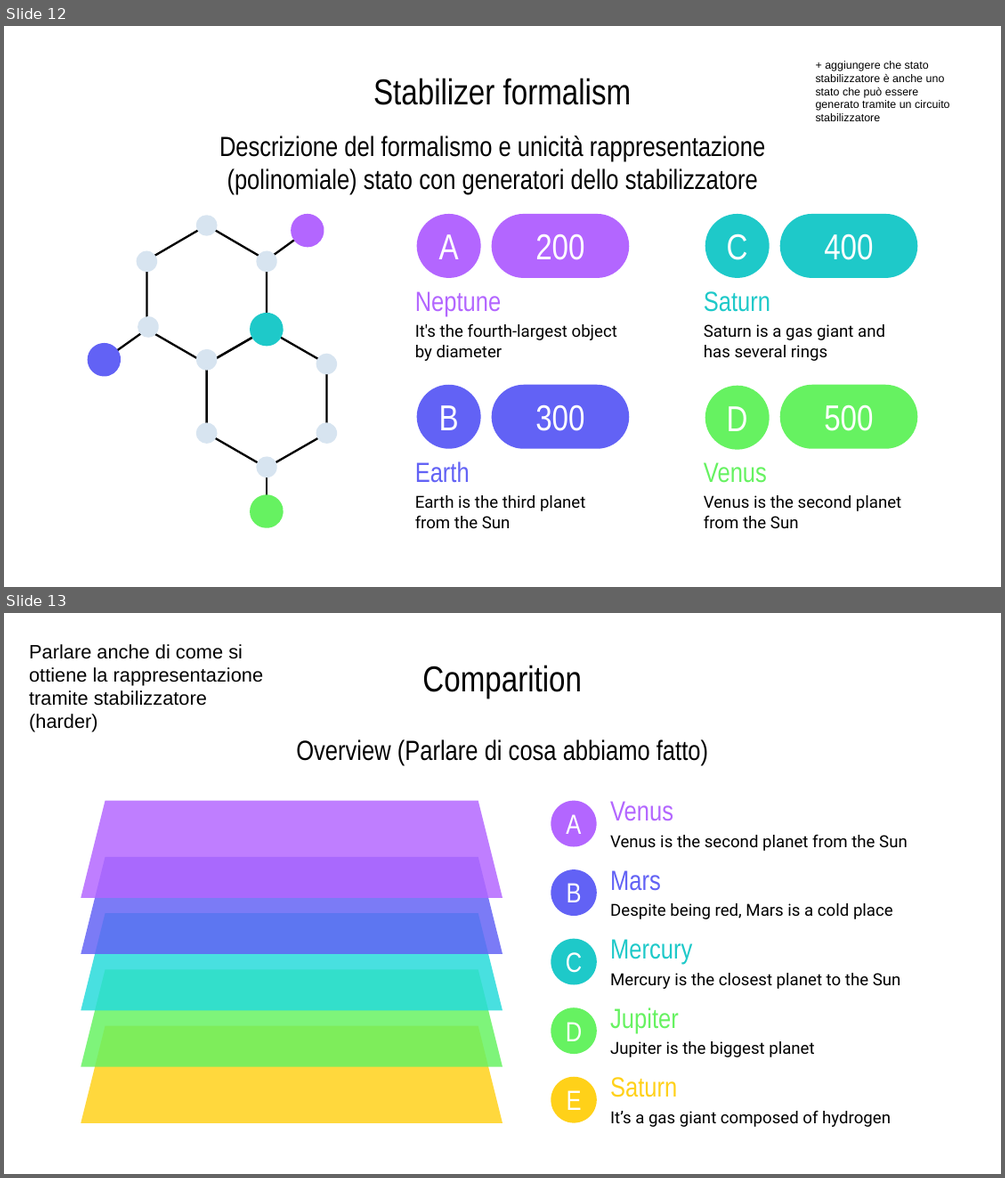
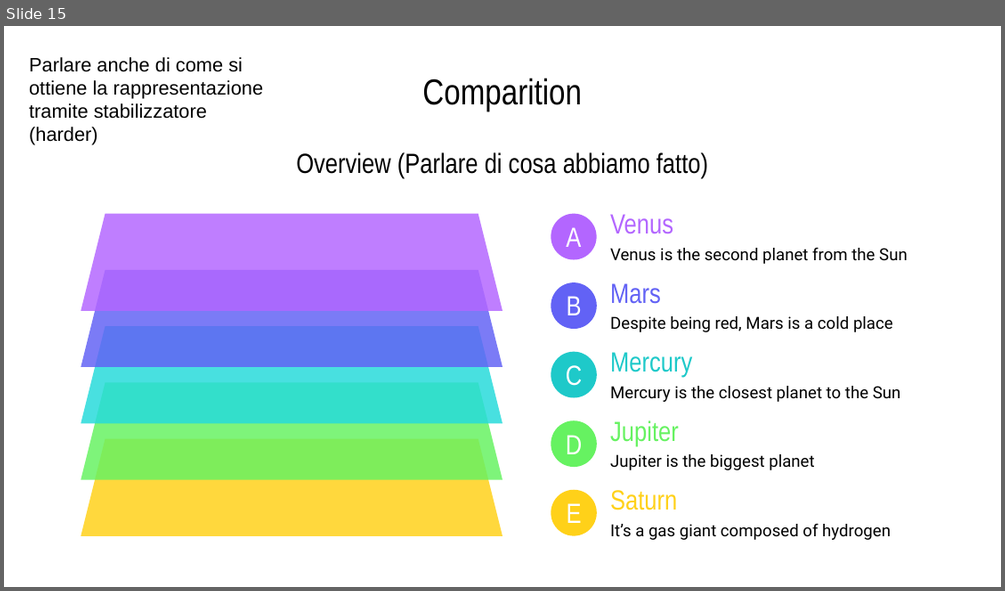
Before and after one commit to Moriarty2002/quantum-information, a slide deck: docs/elaborato.pptx. Shown one above the other, each under a label of ours: slides 12 and 13 before the commit, slide 15 after it. The pictures are 1005x1178 and 1005x591 pixels, drawn with LibreOffice and Linux fonts; fonts in the diff are those of the drawing. Boxes give left, top, right and bottom in pixels: in the first picture for what was removed or moved away, otherwise in the second. Text is boxed around its words. In the diff, an @@ line names an element or a change of style, - is before the commit and + after.

```diff
--- a/docs/elaborato.pptx
+++ b/docs/elaborato.pptx
@@ slide 12 removed at box(4, 26, 1001, 587), background #FFFFFF @@
@@ title removed at box(373, 78, 631, 105) @@
-Stabilizer formalism
@@ text removed at box(816, 61, 949, 121) @@
-+ aggiungere che stato stabilizzatore è anche uno stato che può essere generato tramite un circuito stabilizzatore
@@ text removed at box(219, 135, 765, 194) @@
-Descrizione del formalismo e unicità rappresentazione (polinomiale) stato con generatori dello stabilizzatore
@@ freeform shape removed at box(291, 214, 330, 247) @@
@@ group removed at box(415, 214, 629, 361): 2 texts, 1 rounded rectangle, 1 ellipse @@
-Neptune
-It's the fourth-largest object by diameter
-200
-A
@@ group removed at box(704, 214, 917, 361): 2 texts, 1 rounded rectangle, 1 ellipse @@
-Saturn
-Saturn is a gas giant and has several rings
-400
-C
@@ freeform shape removed at box(251, 312, 289, 345) @@
@@ freeform shape removed at box(88, 343, 127, 377) @@
@@ group removed at box(104, 216, 341, 507): 14 freeform shapes @@
@@ group removed at box(415, 385, 629, 529): 2 texts, 1 rounded rectangle, 1 ellipse @@
-Earth
-Earth is the third planet from the Sun
-300
-B
@@ group removed at box(704, 385, 917, 529): 2 texts, 1 rounded rectangle, 1 ellipse @@
-Venus
-Venus is the second planet from the Sun
-500
-D
@@ freeform shape removed at box(251, 494, 289, 527) @@
@@ what was slide 13 is now slide 15 @@
```
Also in this commit, not shown: 5 slides changed, 8 slides added, 7 other slides removed.
